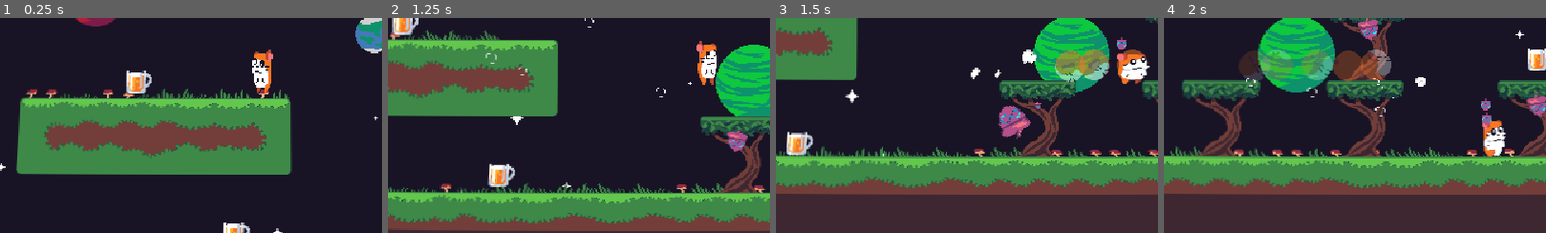
Above: before the commit, frames 1-4 (left to right).
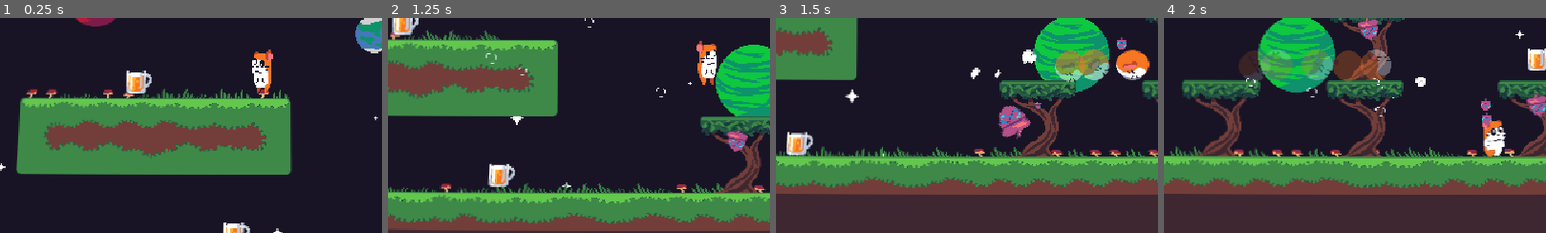
Above: after the commit, the same moments.

Repository: Codex112008/GMTK-2025-Game-Jam
Game: Godot game, scene res://Scenes/Game.tscn
The game is run twice, just before and just after one commit, with the same random seed, the same clock (stepped at 60 frames per second) and the same inputs. Sound files missing from this copy of the repository are replaced by a short silence.
Inputs:
- Up to frame 1 (0.25 s): no input
- Up to frame 2 (1.25 s): hold D (right) from 0.53 s (still down); tap Shift (dash) at 0.6 s; tap Space (jump) at 0.77 s
- Up to frame 3 (1.5 s): keep holding D (right); tap Shift (dash) at 1.35 s
- Up to frame 4 (2 s): keep holding D (right); tap Space (jump) at 1.52 s
The pictures show only the part of the screen within x 16-66%, y 50-100%; the shares and areas given below are measured in that part.

Frames 1-2 are identical in both runs. In frame 3, 0.8% of the frame differs, in the area x 89-98%, y 15-31%; in frame 4, nothing differs.

Commit message:
Dash spins and made bouncepad slight screenshake

Diff:
--- a/Scenes/Bouncepad.tscn
+++ b/Scenes/Bouncepad.tscn
@@ -43,6 +43,7 @@
 animation = &"bounce"
 
 [node name="BounceSound" parent="." instance=ExtResource("5_b2nac")]
+bus = &"Master"
 sounds = [null]
 
 [connection signal="body_entered" from="." to="." method="_on_body_entered"]
--- a/Scenes/Game.tscn
+++ b/Scenes/Game.tscn
@@ -99,6 +99,7 @@
 grow_vertical = 2
 
 [node name="TextureRect" type="TextureRect" parent="Shaders/crt_layer/crt_effect"]
+layout_mode = 0
 offset_left = 568.0
 offset_top = 288.0
 offset_right = 600.0
@@ -164,7 +165,6 @@
 position = Vector2(24, 119)
 stream = ExtResource("26_i0vto")
 autoplay = true
-bus = &"Rewind"
 script = ExtResource("9_3jf1l")
 
 [node name="Environment" type="Node2D" parent="."]
--- a/Scenes/Player.tscn
+++ b/Scenes/Player.tscn
@@ -441,19 +441,23 @@
 
 [node name="FootstepSound" parent="Sounds" instance=ExtResource("31_wosd6")]
 volume_db = -5.0
+bus = &"Master"
 sounds = [ExtResource("32_avx33"), ExtResource("33_rxg2u")]
 sound_wait = 0.3
 
 [node name="LandingSound" parent="Sounds" instance=ExtResource("31_wosd6")]
 volume_db = 2.0
+bus = &"Master"
 sounds = [ExtResource("34_xixlo")]
 
 [node name="HurtSound" parent="Sounds" instance=ExtResource("31_wosd6")]
 volume_db = 10.0
+bus = &"Master"
 sounds = [ExtResource("35_bfbt0")]
 
 [node name="JumpSound" parent="Sounds" instance=ExtResource("31_wosd6")]
 volume_db = 1.5
+bus = &"Master"
 sounds = [ExtResource("36_hkrn1"), ExtResource("37_wpo1r")]
 
 [connection signal="timeout" from="Timers/PreRewindTimer" to="." method="_on_pre_rewind_timeout"]
--- a/Scripts/AnimationManager.gd
+++ b/Scripts/AnimationManager.gd
@@ -17,7 +17,7 @@
 			play("idle")
 			show_cheeks = true;
 		elif !player.is_on_floor():
-			if player.spin_timer.time_left != 0:
+			if player.spin_timer.time_left != 0 || player.dash_timer.time_left != 0:
 				play("spin")
 				show_cheeks = false;
 			else:
--- a/Scripts/Bouncepad.gd
+++ b/Scripts/Bouncepad.gd
@@ -5,6 +5,7 @@
 @export var my_sprite : AnimatedSprite2D
 
 func _on_body_entered(body:Node2D) -> void:
-	if body is CharacterBody2D:
+	if body is PlayerController:
 		body.velocity.y = -strength
 		my_sprite.play("bounce")
+		body.camera.apply_shake(0.1)
Not shown: 1 places in Scenes/Game.tscn that only renumber resources
